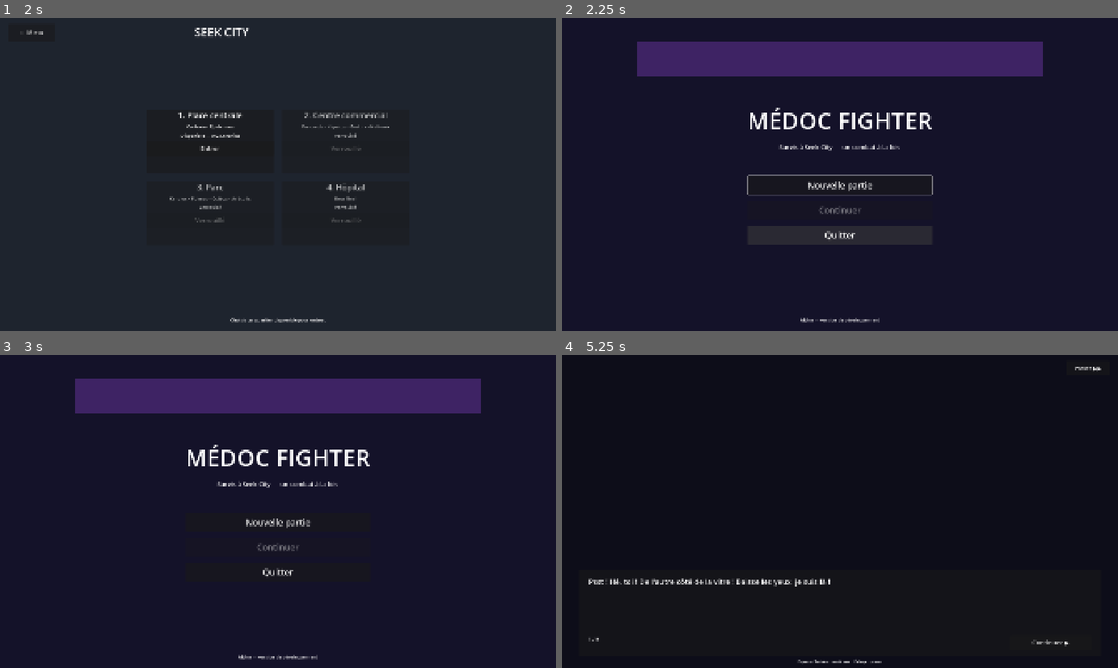
Above: before the commit, frames 1-4 (two rows, left to right).
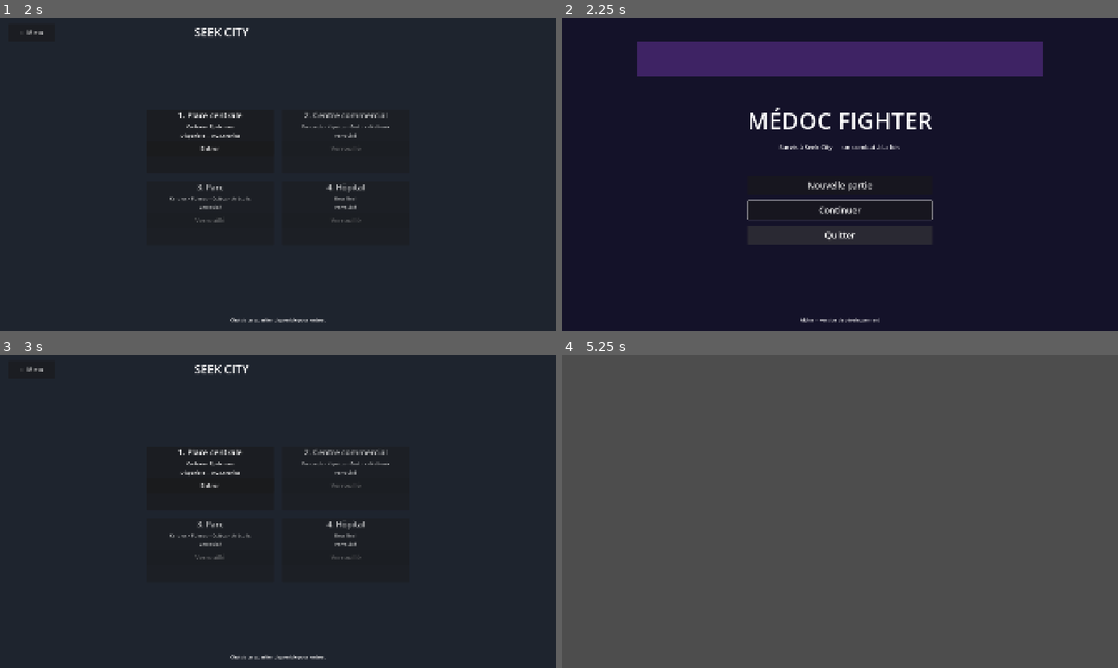
Above: after the commit, the same moments.

Repository: EstebanFlores27/MedocFighterV2
Game: Godot game, scene res://scenes/main_menu.tscn
The game is run twice, just before and just after one commit, with the same random seed, the same clock (stepped at 60 frames per second) and the same inputs.
Inputs (mouse positions are in pixels of both pictures, inside the frame that each line leads up to):
- Up to frame 1 (2 s): click "Nouvelle partie" at 0.5 s; click "Passer ▶▶" at 1.25 s
- Up to frame 2 (2.25 s): click "← Menu" at 2 s
- Up to frame 3 (3 s): click (278, 545) at 2.75 s, where only the run after the commit has a clickable "Continuer"
- Up to frame 4 (5.25 s): click (840, 520) at 3.5 s, where only the run before the commit has a clickable "Nouvelle partie"; click (1051, 642) at 4.25 s, where only the run before the commit has a clickable "Continuer ▶"; click (773, 486) at 5 s, where only the run after the commit has a clickable "Entrer"

Frame 1 is identical in both runs. In frame 2, 0.6% of the frame differs, in the area x 33-67%, y 50-65%; in frame 3, 11%; in frame 4, 100%, in the area x 0-100%, y 0-100%.

Commit message:
M7: save and resume via user://save.cfg
GameState gains a small ConfigFile-based save layer that persists
current_district, defeated_chroniks, defeated_per_district,
has_adrenaline, intro_seen, and streak_days to user://save.cfg.

Save points: after the intro completes, and inside
register_chronik_defeated (so progress is durable per Chronik).
Loading restores typed Array[String] and Dictionary[int] fields
explicitly.

Main menu now enables the Continuer button when a save exists; it
loads the file and goes directly to the city map. Nouvelle partie
clears any existing save and shows the intro fresh.

Closes the "going back to menu restarts everything" gap.

Co-Authored-By: Claude Opus 4.7 <noreply@anthropic.com>

Diff:
--- a/scripts/autoload/game_state.gd
+++ b/scripts/autoload/game_state.gd
@@ -18,12 +18,14 @@
 @warning_ignore_restore("unused_signal")
 
 const DISTRICT_CHRONIK_COUNT := {1: 2, 2: 4, 3: 4, 4: 1}
+const SAVE_PATH := "user://save.cfg"
 
 var current_district: int = 1
 var defeated_chroniks: Array[String] = []
 var defeated_per_district: Dictionary = {1: 0, 2: 0, 3: 0, 4: 0}
 var streak_days: int = 0
 var has_adrenaline: bool = false
+var intro_seen: bool = false
 
 func register_chronik_defeated(chronik_id: String, district: int) -> void:
 	if defeated_chroniks.has(chronik_id):
@@ -33,12 +35,49 @@
 	var target := int(DISTRICT_CHRONIK_COUNT.get(district, 9999))
 	if int(defeated_per_district[district]) >= target:
 		district_cleared.emit(district)
+	save_to_disk()
 
 func reset_progress() -> void:
 	current_district = 1
 	defeated_chroniks.clear()
 	defeated_per_district = {1: 0, 2: 0, 3: 0, 4: 0}
 	has_adrenaline = false
+	intro_seen = false
+
+func has_save_file() -> bool:
+	return FileAccess.file_exists(SAVE_PATH)
+
+func save_to_disk() -> void:
+	var cfg := ConfigFile.new()
+	cfg.set_value("progress", "current_district", current_district)
+	cfg.set_value("progress", "defeated_chroniks", defeated_chroniks)
+	cfg.set_value("progress", "defeated_per_district", defeated_per_district)
+	cfg.set_value("progress", "has_adrenaline", has_adrenaline)
+	cfg.set_value("progress", "intro_seen", intro_seen)
+	cfg.set_value("progress", "streak_days", streak_days)
+	cfg.save(SAVE_PATH)
+
+func load_from_disk() -> bool:
+	var cfg := ConfigFile.new()
+	if cfg.load(SAVE_PATH) != OK:
+		return false
+	current_district = int(cfg.get_value("progress", "current_district", 1))
+	var loaded_chroniks: Array = cfg.get_value("progress", "defeated_chroniks", [])
+	defeated_chroniks.clear()
+	for c in loaded_chroniks:
+		defeated_chroniks.append(str(c))
+	var loaded_counts: Dictionary = cfg.get_value("progress", "defeated_per_district", {})
+	defeated_per_district = {1: 0, 2: 0, 3: 0, 4: 0}
+	for k in loaded_counts:
+		defeated_per_district[int(k)] = int(loaded_counts[k])
+	has_adrenaline = bool(cfg.get_value("progress", "has_adrenaline", false))
+	intro_seen = bool(cfg.get_value("progress", "intro_seen", false))
+	streak_days = int(cfg.get_value("progress", "streak_days", 0))
+	return true
+
+func clear_save() -> void:
+	if FileAccess.file_exists(SAVE_PATH):
+		DirAccess.remove_absolute(SAVE_PATH)
 
 func is_district_cleared(d: int) -> bool:
 	var target := int(DISTRICT_CHRONIK_COUNT.get(d, 9999))
--- a/scripts/intro.gd
+++ b/scripts/intro.gd
@@ -69,4 +69,6 @@
 	_go_to_map()
 
 func _go_to_map() -> void:
+	GameState.intro_seen = true
+	GameState.save_to_disk()
 	get_tree().change_scene_to_file("res://scenes/city_map.tscn")
--- a/scripts/main_menu.gd
+++ b/scripts/main_menu.gd
@@ -6,13 +6,24 @@
 
 func _ready() -> void:
 	new_game_btn.pressed.connect(_on_new_game)
+	continue_btn.pressed.connect(_on_continue)
 	quit_btn.pressed.connect(_on_quit)
-	continue_btn.disabled = true
-	new_game_btn.grab_focus()
+	var has_save := GameState.has_save_file()
+	continue_btn.disabled = not has_save
+	if has_save:
+		continue_btn.grab_focus()
+	else:
+		new_game_btn.grab_focus()
 
 func _on_new_game() -> void:
 	GameState.reset_progress()
+	GameState.clear_save()
 	get_tree().change_scene_to_file("res://scenes/intro.tscn")
+
+func _on_continue() -> void:
+	if not GameState.load_from_disk():
+		return
+	get_tree().change_scene_to_file("res://scenes/city_map.tscn")
 
 func _on_quit() -> void:
 	get_tree().quit()
Not shown, added: scripts/intro.gd.uid
